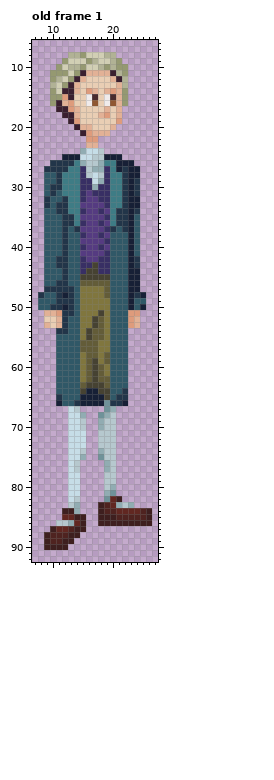
One commit to this pixel-art file: Sprites/personagens/fase 3/sirven.aseprite. The picture above was drawn from the file before the commit.
36x96 pixels, 1 frame. Shown: old frame 1: x 7..27, y 6..92. The commit also changed other frames, which this record leaves out.
The result:
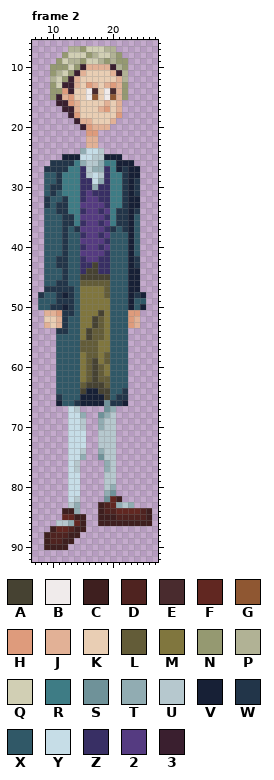
Palette (. is transparent): A #464232  B #f0ebeb  C #3e1f1f  D #4f2320  E #492b2e  F #612721  G #8f5732  H #de9b7c  J #e2b196  K #e9ceb4  L #635c38  M #80763e  N #959971  P #b1b295  Q #d1cfb4  R #3e7c85  S #6f9299  T #91acb2  U #b6c8ce  V #172036  W #223549  X #305867  Y #c6dde7  Z #382f64  2 #553b81  3 #3a1f2f
A new or re-ordered frame is compared with the old frame closest to it.
Edits made:
frames 1 -> 4
layer "Grupo 1/cabeça" added
layer "Grupo 1/lenço" added
layer "cabeça" removed
layer "lenço" removed
Frame 2 is new; against old frame 1:
y 7: x 13..20 ........ -> PPNQQQPP
y 8: x 12..17 .PPNQQ -> NQQQNP; x 19 P -> Q; x 21 . -> N
y 9: x 11..19 .NQQQNPQQ -> NQPPNQQPN; x 22 . -> N
y 10: x 10 . -> N; x 12..21 QPPNQQPNPN -> NQN3JJJJ3P
y 11: x 11..22 NNQN3JJJJ3PN -> PQN3JKKKKJ3P
y 12: x 10..15 NPQN3J -> PQN3JK; x 20..21 J3 -> KJ
y 13: x 10 P -> N; x 12 N -> 3; x 16..17 KK -> HJ; x 19..20 KK -> JH; x 22 P -> N
y 14: x 11..12 Q3 -> NH; x 14 J -> K; x 16..17 HJ -> BE; x 19..20 JH -> BE
y 15: x 11..13 NH3 -> 3JH; x 17 E -> G; x 20 E -> G
y 16: x 10 N -> .; x 12 J -> 3; x 14 K -> J; x 16..17 BG -> KK; x 19..20 BG -> JK; x 22 N -> .
y 17: x 11 3 -> .; x 13 H -> 3; x 18..19 KJ -> JH
y 18: x 12 3 -> .; x 14 J -> H; x 18..19 JH -> KK; x 21 J -> H
y 19: x 13..16 3HKK -> .3JJ; x 20..21 KH -> J.
y 20: x 14..20 3JJKKKJ -> .3HJJJ.
y 21: x 15 3 -> .; x 17..19 JJJ -> H..
y 22: x 16..17 HH -> JJ
Where, in picture pixels (left, top, right, bottom), the same in both pictures:
changed: (50, 46, 128, 142)
